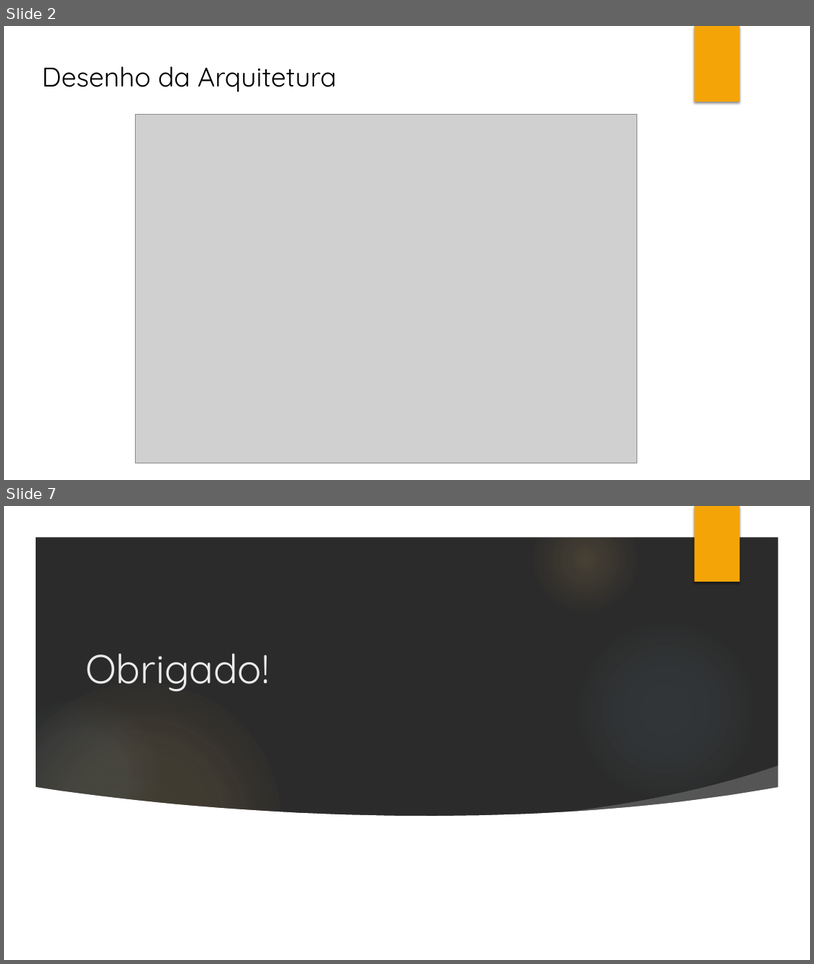
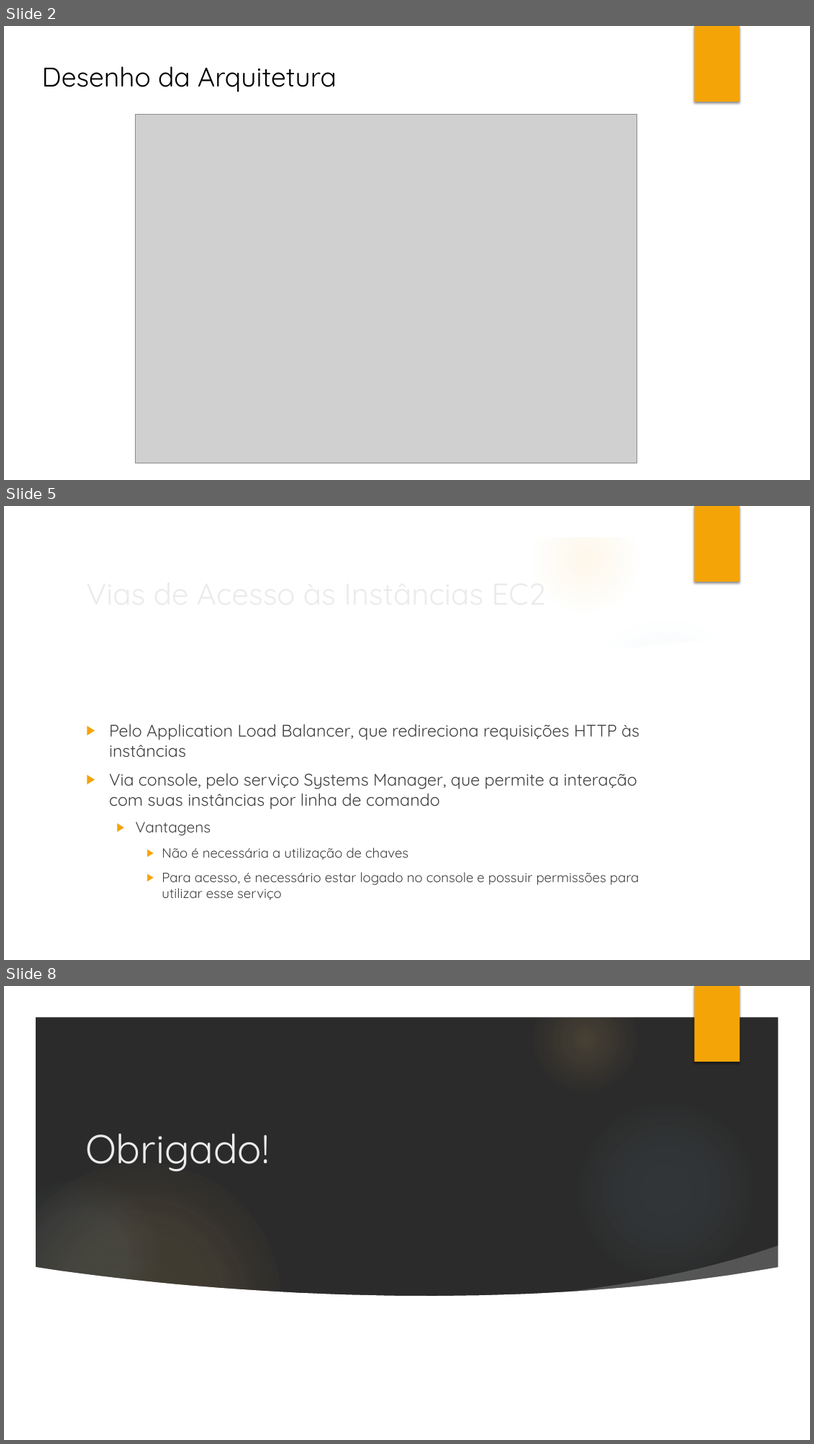
Before and after one commit to JoaoTrevisanMartins/challenge, a slide deck: Segunda Entrega/apresentacao_2a_entrega.pptx. Shown one above the other, each under a label of ours: slides 2 and 7 before the commit, slides 2, 5 and 8 after it; the slides between them are not shown. The pictures are 814x964 and 814x1444 pixels, drawn with LibreOffice and Linux fonts; fonts in the diff are those of the drawing; grey boxes stand for pictures; background and template pictures are left out; a plain dark background stands for a picture behind light text. Boxes give left, top, right and bottom in pixels: in the first picture for what was removed or moved away, otherwise in the second. Text is boxed around its words. In the diff, an @@ line names an element or a change of style, - is before the commit and + after.

```diff
--- a/Segunda Entrega/apresentacao_2a_entrega.pptx
+++ b/Segunda Entrega/apresentacao_2a_entrega.pptx
@@ slide 5 added at box(4, 506, 810, 960), background picture (left out); not listed: 8 template elements that a slide beside it also shows @@
@@ title added at box(80, 569, 660, 618), 36 pt, text #EBEBEB @@
+Vias de Acesso às Instâncias EC2
@@ freeform shape added at box(565, 607, 785, 672), fill #FFFFFF at 20% opacity @@
@@ freeform shape added at box(34, 629, 780, 929), fill #FFFFFF @@
@@ text added at box(109, 724, 640, 900), 20 pt, text #404040 @@
+▶ Pelo Application Load Balancer, que redireciona requisições HTTP às instâncias
+▶ Via console, pelo serviço Systems Manager, que permite a interação com suas instâncias por linha de comando
+  ▶ Vantagens
+    ▶ Não é necessária a utilização de chaves
+    ▶ Para acesso, é necessário estar logado no console e possuir permissões para utilizar esse serviço
@@ what was slide 7 is now slide 8 @@
```
Also in this commit, not shown: 2 slides changed, 2 other slides added, 2 slides removed.
